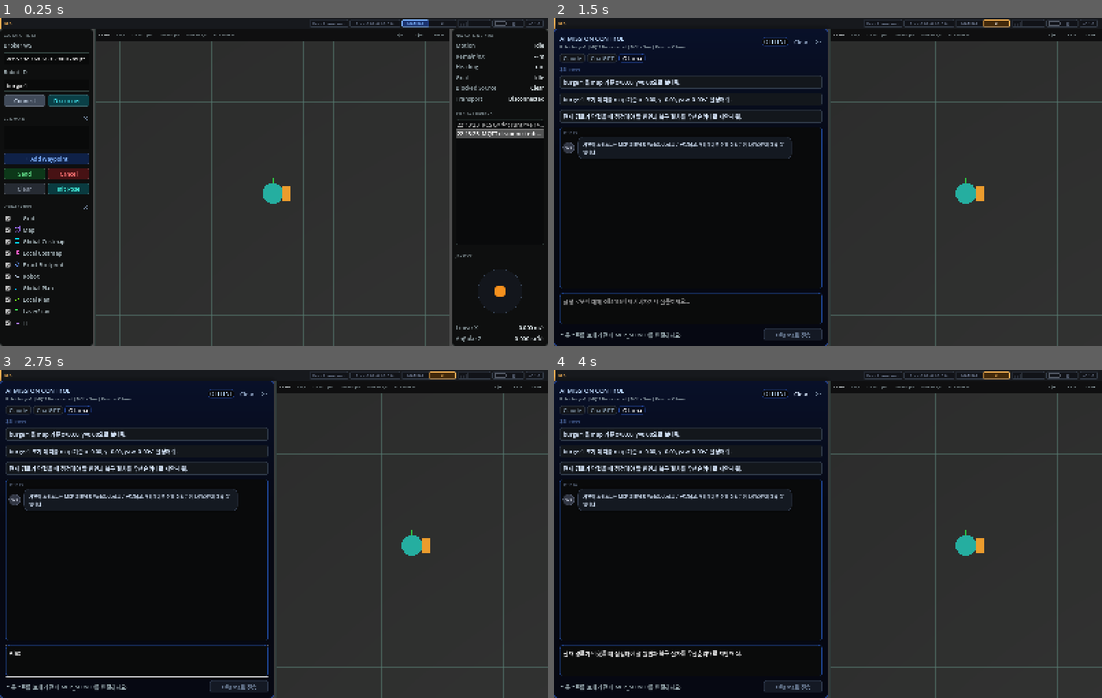
Above: before the commit, frames 1-4 (two rows, left to right).
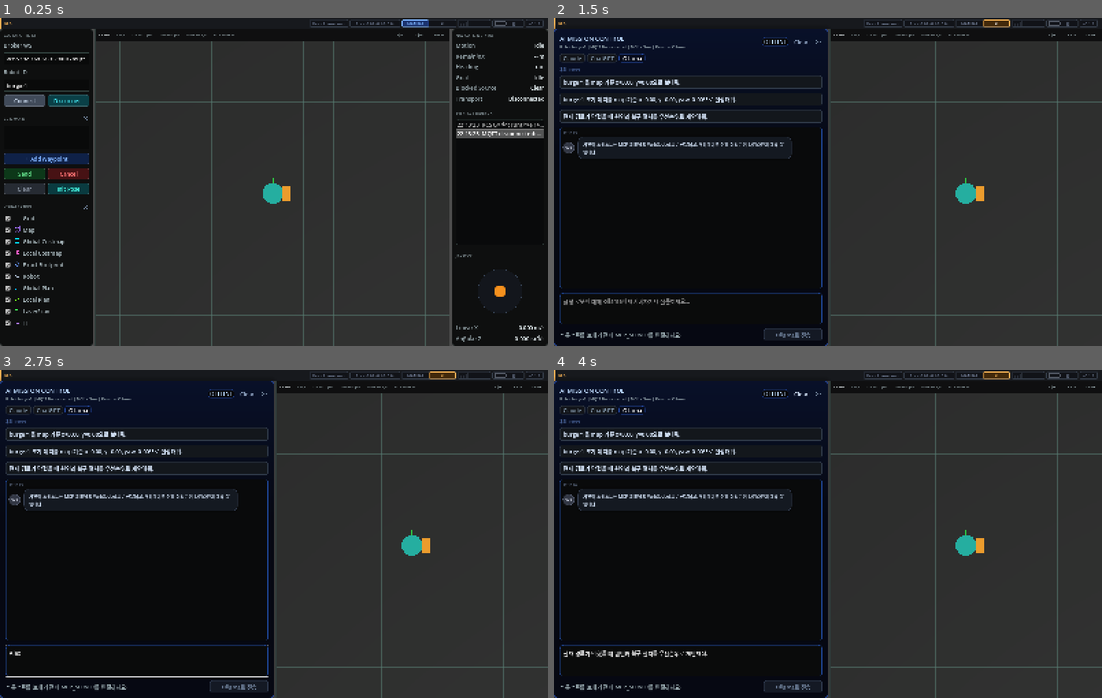
Above: after the commit, the same moments.

Repository: reidlo5135/ros-rcs
Game: Godot game, scene res://src/app/main.tscn
Same seed, same stepped clock (60 frames per second), same inputs: the game is played once before the commit and once after it.
Inputs (mouse positions are in pixels of both pictures, inside the frame that each line leads up to):
- Up to frame 1 (0.25 s): no input
- Up to frame 2 (1.5 s): click "MANUAL" at 0.5 s; click "AI" at 1.25 s
- Up to frame 3 (2.75 s): click (137, 661) at 2.02 s; type "Alex" at 2.1 s
- Up to frame 4 (4 s): click (691, 468) at 2.75 s, where only the run after the commit has a clickable "현재 경로가 막혔을 때 원인과 복구 절차를 우선순위로…"; click "Clear" at 3.5 s

The runs differ from the first frame. In frame 1, less than 0.1% of the frame differs, in the area x 98-99%, y 1-3%; in frame 2, 0.3%; in frame 3, 0.3%; in frame 4, 0.6%, in the area x 11-99%, y 1-88%.

Commit message:
refactor: unify runtime config sources

Diff:
--- a/assets/ai/prompt.json
+++ /dev/null
@@ -1,8 +0,0 @@
-{
-  "prompt_section_label": "추천 Prompt",
-  "prompts": [
-    "burger1을 map 기준 x=3.00, y=0.00으로 보내줘.",
-    "burger1 초기 위치를 map 기준 x=0.00, y=0.00, yaw=0.00로 설정해줘.",
-    "현재 경로가 막혔을 때 점검해야 할 원인과 복구 절차를 우선순위대로 제안해 줘."
-  ]
-}
--- a/project/config/default_runtime.json
+++ b/project/config/default_runtime.json
@@ -8,6 +8,14 @@
   "session": {
     "default_robot_id": "burger1",
     "target_kind": "robot"
+  },
+  "ai": {
+    "prompt_section_label": "추천 Prompt",
+    "prompts": [
+      "burger1을 map 기준 x=3.00, y=0.00으로 보내줘.",
+      "burger1 초기 위치를 map 기준 x=0.00, y=0.00, yaw=0.00으로 설정해줘.",
+      "현재 경로가 막혔을 때 원인과 복구 절차를 우선순위로 제안해줘."
+    ]
   },
   "visualization": {
     "enabled_layers": [
--- a/src/autoload/session/session.gd
+++ b/src/autoload/session/session.gd
@@ -11,7 +11,8 @@
 
 
 func _ready() -> void:
-	register_robot("burger1")
+	var default_robot_id := AppState.default_robot_id()
+	active_session_id = register_robot(default_robot_id)
 
 
 func register_robot(robot_id: String) -> String:
--- a/src/autoload/state/state.gd
+++ b/src/autoload/state/state.gd
@@ -6,6 +6,7 @@
 
 var connection_state := "Booting"
 var active_robot_id := "burger1"
+var runtime_config: Dictionary = {}
 var events: Array[Dictionary] = []
 var max_events := 160
 var topic_settings := {
@@ -13,10 +14,12 @@
 	"viz": {},
 }
 
+const DEFAULT_RUNTIME_CONFIG_PATH := "res://project/config/default_runtime.json"
 const TOPIC_SETTINGS_PATH := "user://topic_settings.json"
 
 
 func _ready() -> void:
+	_load_runtime_config()
 	_load_topic_settings()
 
 
@@ -68,6 +71,55 @@
 	return group_settings.duplicate(true)
 
 
+func app_version() -> String:
+	return str(runtime_config.get("version", ProjectSettings.get_setting("application/config/version", "0.0.0")))
+
+
+func default_broker_url() -> String:
+	var transport: Dictionary = runtime_config.get("transport", {})
+	return str(transport.get("broker_url", "ws://192.168.61.35:9001/mqtt"))
+
+
+func default_robot_id() -> String:
+	var session: Dictionary = runtime_config.get("session", {})
+	return str(session.get("default_robot_id", "burger1"))
+
+
+func ai_prompt_config() -> Dictionary:
+	var ai: Dictionary = runtime_config.get("ai", {})
+	return ai.duplicate(true)
+
+
+func _load_runtime_config() -> void:
+	runtime_config = {}
+	if not FileAccess.file_exists(DEFAULT_RUNTIME_CONFIG_PATH):
+		_apply_runtime_defaults()
+		return
+	var file := FileAccess.open(DEFAULT_RUNTIME_CONFIG_PATH, FileAccess.READ)
+	if file == null:
+		_apply_runtime_defaults()
+		return
+	var json := JSON.new()
+	if json.parse(file.get_as_text()) != OK:
+		_apply_runtime_defaults()
+		return
+	if typeof(json.data) == TYPE_DICTIONARY:
+		runtime_config = (json.data as Dictionary).duplicate(true)
+	_apply_runtime_defaults()
+
+
+func _apply_runtime_defaults() -> void:
+	if not runtime_config.has("version"):
+		runtime_config["version"] = str(ProjectSettings.get_setting("application/config/version", "0.0.0"))
+	if typeof(runtime_config.get("transport", {})) != TYPE_DICTIONARY:
+		runtime_config["transport"] = {}
+	if typeof(runtime_config.get("session", {})) != TYPE_DICTIONARY:
+		runtime_config["session"] = {}
+	if typeof(runtime_config.get("ai", {})) != TYPE_DICTIONARY:
+		runtime_config["ai"] = {}
+	active_robot_id = default_robot_id()
+
+
 func _load_topic_settings() -> void:
 	if not FileAccess.file_exists(TOPIC_SETTINGS_PATH):
 		return
--- a/src/ui/components/topbar.gd
+++ b/src/ui/components/topbar.gd
@@ -1,6 +1,5 @@
 extends PanelContainer
 
-const APP_VERSION := "0.2.5"
 const TOPBAR_BG := Color(0.09, 0.098, 0.114)
 const CHIP_BG := Color(0.067, 0.075, 0.094)
 const LINE_STRONG := Color(0.2, 0.23, 0.28)
@@ -176,7 +175,7 @@
 	row.add_child(ping_widget)
 	battery_widget = BatteryWidget.new()
 	row.add_child(battery_widget)
-	row.add_child(_chip("v" + APP_VERSION, 52))
+	row.add_child(_chip("v" + AppState.app_version(), 52))
 
 
 func _mode_button(label_text: String, mode: String, group: ButtonGroup) -> Button:
--- a/src/ui/components/topbar/topbar.gd
+++ b/src/ui/components/topbar/topbar.gd
@@ -1,6 +1,5 @@
 extends PanelContainer
 
-const APP_VERSION := "0.2.0"
 const TOPBAR_BG := Color(0.09, 0.098, 0.114)
 const CHIP_BG := Color(0.067, 0.075, 0.094)
 const LINE_STRONG := Color(0.2, 0.23, 0.28)
@@ -176,7 +175,7 @@
 	row.add_child(ping_widget)
 	battery_widget = BatteryWidget.new()
 	row.add_child(battery_widget)
-	row.add_child(_chip("v" + APP_VERSION, 52))
+	row.add_child(_chip("v" + AppState.app_version(), 52))
 
 
 func _mode_button(label_text: String, mode: String, group: ButtonGroup) -> Button:
--- a/src/ui/panels/ai/ai.gd
+++ b/src/ui/panels/ai/ai.gd
@@ -1,6 +1,5 @@
 extends PanelContainer
 
-const PROMPT_CONFIG_PATH := "res://assets/ai/prompt.json"
 const DEFAULT_PROMPT_SECTION_LABEL := "추천 AI Prompt"
 const DEFAULT_PROMPTS := [
 	"현재 활성 로봇의 상태를 한눈에 요약해 줘. 연결 상태, 배터리, 경로 진행 상황, 장애물 징후를 같이 알려줘.",
@@ -83,6 +82,7 @@
 
 func _ready() -> void:
 	mqtt_robot_id = AppState.active_robot_id
+	mqtt_broker_url = AppState.default_broker_url()
 	_build_ui()
 	AppState.connection_state_changed.connect(_on_transport_state_changed)
 	SessionRegistry.active_session_changed.connect(_on_active_session_changed)
@@ -449,17 +449,7 @@
 		"prompt_section_label": DEFAULT_PROMPT_SECTION_LABEL,
 		"prompts": DEFAULT_PROMPTS.duplicate(),
 	}
-	if not FileAccess.file_exists(PROMPT_CONFIG_PATH):
-		return fallback
-	var file := FileAccess.open(PROMPT_CONFIG_PATH, FileAccess.READ)
-	if file == null:
-		return fallback
-	var json := JSON.new()
-	if json.parse(file.get_as_text()) != OK:
-		return fallback
-	if typeof(json.data) != TYPE_DICTIONARY:
-		return fallback
-	var data: Dictionary = json.data
+	var data: Dictionary = AppState.ai_prompt_config()
 	var prompt_config := fallback.duplicate(true)
 	var section_label := str(data.get("prompt_section_label", "")).strip_edges()
 	if not section_label.is_empty():
--- a/src/ui/panels/operation/operation.gd
+++ b/src/ui/panels/operation/operation.gd
@@ -141,7 +141,7 @@
 	_add_field_label(column, "Broker WS")
 
 	broker_input = LineEdit.new()
-	broker_input.text = "ws://192.168.61.35:9001/mqtt"
+	broker_input.text = AppState.default_broker_url()
 	broker_input.placeholder_text = "ws://broker:9001/mqtt"
 	broker_input.add_theme_stylebox_override("normal", _input_style())
 	column.add_child(broker_input)
@@ -150,7 +150,7 @@
 
 	robot_id_input = LineEdit.new()
 	robot_id_input.text = AppState.active_robot_id
-	robot_id_input.placeholder_text = "burger1"
+	robot_id_input.placeholder_text = AppState.default_robot_id()
 	robot_id_input.add_theme_stylebox_override("normal", _input_style())
 	column.add_child(robot_id_input)
 
@@ -349,9 +349,9 @@
 
 func _selected_robot_id() -> String:
 	if robot_id_input == null:
-		return "burger1"
+		return AppState.default_robot_id()
 	var robot_id := robot_id_input.text.strip_edges()
-	return robot_id if not robot_id.is_empty() else "burger1"
+	return robot_id if not robot_id.is_empty() else AppState.default_robot_id()
 
 
 func _separator() -> HSeparator:
--- a/src/ui/screens/operator/operator.gd
+++ b/src/ui/screens/operator/operator.gd
@@ -23,6 +23,7 @@
 
 
 func _ready() -> void:
+	active_robot_id = AppState.default_robot_id()
 	_build_runtime()
 	_build_layout()
 	AppState.topic_settings_changed.connect(_on_topic_settings_changed)
@@ -170,7 +171,7 @@
 func _on_connect_requested(broker_url: String, robot_id: String) -> void:
 	active_robot_id = robot_id.strip_edges()
 	if active_robot_id.is_empty():
-		active_robot_id = "burger1"
+		active_robot_id = AppState.default_robot_id()
 	telemetry_router.fallback_robot_id = active_robot_id
 	SessionRegistry.set_active_robot(active_robot_id)
 
